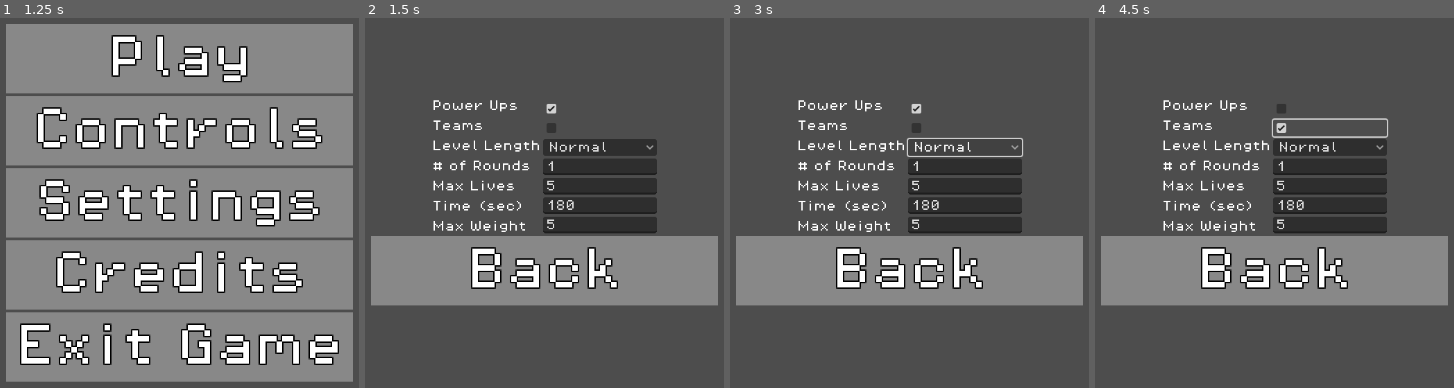
Above: before the commit, frames 1-4 (left to right).
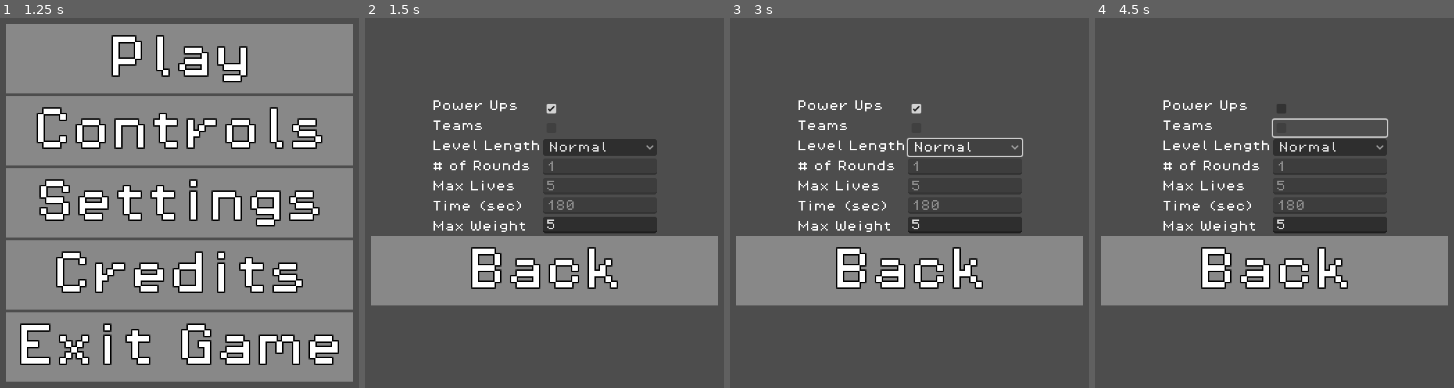
Above: after the commit, the same moments.

Repository: thebigpig905/tsa-game
Game: Godot game, scene res://Scenes/main.tscn
Same seed, same stepped clock (60 frames per second), same inputs: the game is played once before the commit and once after it.
Inputs (mouse positions are in pixels of both pictures, inside the frame that each line leads up to):
- Up to frame 1 (1.25 s): tap Enter at 0.5 s; move the mouse to (355, 180) at 0.52 s; click (355, 180) at 0.6 s
- Up to frame 2 (1.5 s): tap Space at 1.25 s; move the mouse to (382, 225) at 1.27 s; click (382, 225) at 1.35 s
- Up to frame 3 (3 s): click "Normal" at 2 s; click "Normal" at 2.75 s
- Up to frame 4 (4.5 s): click (1328, 110) at 3.5 s; click (1328, 129) at 4.27 s

Frame 1 is identical in both runs. In frame 2, 0.1% of the frame differs, in the area x 50-59%, y 38-52%; in frame 3, 0.1%; in frame 4, 0.2%, in the area x 50-59%, y 28-52%.

Commit message:
added function to "powers" setting

Diff:
--- a/Scenes/settings.tscn
+++ b/Scenes/settings.tscn
@@ -51,6 +51,7 @@
 
 [node name="Teams" type="CheckBox" parent="HBoxContainer/VBoxContainer"]
 layout_mode = 2
+disabled = true
 
 [node name="Level Length" type="OptionButton" parent="HBoxContainer/VBoxContainer"]
 layout_mode = 2
@@ -68,18 +69,21 @@
 layout_mode = 2
 text = "1"
 placeholder_text = "rounds"
+editable = false
 expand_to_text_length = true
 
 [node name="Max Lives" type="LineEdit" parent="HBoxContainer/VBoxContainer"]
 layout_mode = 2
 text = "5"
 placeholder_text = "max lives"
+editable = false
 expand_to_text_length = true
 
 [node name="Time" type="LineEdit" parent="HBoxContainer/VBoxContainer"]
 layout_mode = 2
 text = "180"
 placeholder_text = "game time (seconds)"
+editable = false
 expand_to_text_length = true
 
 [node name="Weight" type="LineEdit" parent="HBoxContainer/VBoxContainer"]
--- a/Scripts/Game/level.gd
+++ b/Scripts/Game/level.gd
@@ -42,8 +42,9 @@
 		if randi_range(0 , 2) > 0:
 			var newFish = Global.item.instantiate()
 			newFish.type = "fish"
-			if randi_range(1 , 12) == 3:
-				newFish.type = "power"
+			if Global.settings["powerups"] == true:
+				if randi_range(1 , 16) == 3:
+					newFish.type = "power"
 			newFish.position.x = randi_range(10 , lvlsize.x - 10)
 			newFish.position.y = (100 * i) + 200
 			$SubViewportContainer/SubViewport.add_child(newFish)
